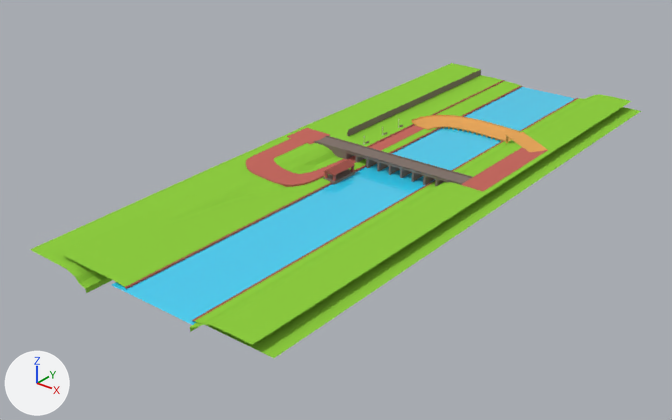
An edit to the Blender file public/assets/models/maps/FDL Circuit/main7.blend, drawn before and after from the same camera.
One viewpoint serves both versions: a 50 mm lens placed at (677.0, -1001.0, 491.0), pointed at (-21.0, -128.0, -51.0). The lights are fixed; the arrows at lower left show +X, +Y and +Z. The first picture is the older version.

Objects in the first picture: 'Borders', 'Cube.002', 'Cube.003', 'Cube.004', 'Hill', 'Hill 2', 'Offroad1', 'River', 'Road Bridge', 'Wall' and 7 more.
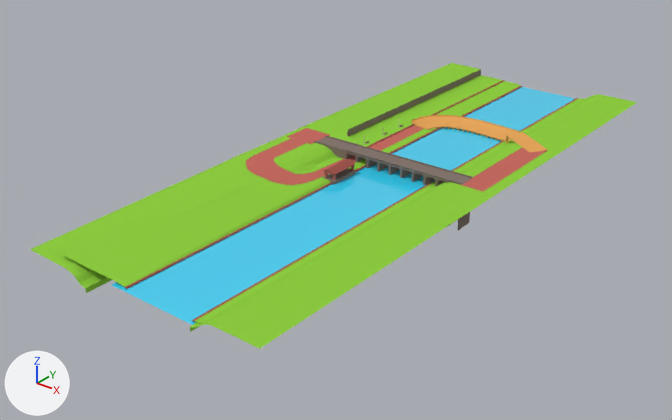
Edits to the scene script, one JSON object a line:
```json
{"block": "me_cube_003", "where": "# used by ob_offroad1; location = (41.0, 320.0, -1.0); scale = (11.2, 30.0, 4.0)"}
{"op": "remove", "block": "me_cube_003", "code": "me_cube_003.from_pydata(...)  # 64 vertices, 41 faces; spans x -13.9..13.9, y -27.0..1.0, z 0.5..1.4"}
{"op": "add", "block": "me_cube_003", "code": "me_cube_003.from_pydata(...)  # 68 vertices, 45 faces; spans x -13.9..5.9, y -27.0..1.0, z 0.5..1.6"}
{"block": "me_cube_003", "change": "me_cube_003 part 1: 13 vertices moved from x -13.9..-5.4, y -20.0..1.0, z 0.8..1.2 to x -13.9..-5.4, y -16.5..1.0, z 1.0..1.4; 10 vertices removed from x -10.6..-4.6, y -20.0..1.0, z 0.5..1.4; 20 vertices added at x -13.9..-4.6, y -27.0..1.0, z 0.5..1.6"}
{"block": "me_cube_003", "change": "me_cube_003 part 2: 6 vertices removed from x 7.9..13.9, y -27.0..1.0, z 1.0"}
{"block": "me_cube_009", "where": "# used by ob_hill_2; location = (100.0, -73.0, -2.0); rotation_euler = (0.0, 0.0, -3.142), in degrees (0, 0, -180); scale = (7.72, 426.0, 4.0)"}
{"op": "remove", "block": "me_cube_009", "code": "me_cube_009.from_pydata(...)  # 20 vertices, 9 faces; spans x -10.1..0.6, y -1.0..1.0, z -1.0..4.06"}
{"op": "add", "block": "me_cube_009", "code": "me_cube_009.from_pydata(...)  # 20 vertices, 9 faces; spans x -11.28..0.6, y -1.0..1.0, z -1.0..4.0"}
{"block": "me_cube_009", "change": "me_cube_009 part 3"}
{"op": "set", "path": "me_cube_009.vertices[0].co", "old": "(-10.1, -1.0, 4.01)", "new": "(-11.28, -1.0, 3.98)", "note": "pixel (631, 101) -> pixel (637, 102)"}
{"op": "set", "path": "me_cube_009.vertices[1].co", "old": "(-10.1, 1.0, 4.01)", "new": "(-11.28, 1.0, 3.98)", "note": "pixel (252, 344) -> pixel (259, 348)"}
{"op": "set", "path": "me_cube_009.vertices[10].co", "old": "(-6.52, -1.0, 4.06)", "new": "(-6.52, -1.0, 4.0)", "note": "pixel (614, 97)"}
{"op": "set", "path": "me_cube_009.vertices[11].co", "old": "(-6.52, 1.0, 4.06)", "new": "(-6.52, 1.0, 4.0)", "note": "pixel (230, 334)"}
```

What differs and where, as boxes (x1, y1, x2, y2) in the pictures (672 x 420 px; the box of a moved part takes in the faces that stretch with it):
```json
{"object": "Offroad1", "change": "reshaped", "before": [63, 75, 641, 358], "after": [63, 75, 584, 323], "on screen": "10% narrower, 12% shorter"}
{"object": "Hill", "change": "moved", "before": [30, 129, 337, 293], "after": [30, 129, 337, 293]}
{"part": 1, "of": "me_cube_003", "change": "moved or reshaped", "before": [63, 75, 519, 287], "after": [63, 75, 519, 287]}
{"part": 2, "of": "me_cube_003", "change": "deleted", "before": [206, 107, 641, 358]}
{"part": 3, "of": "me_cube_009", "change": "moved or reshaped", "before": [211, 100, 631, 345], "after": [211, 100, 637, 349]}
```
